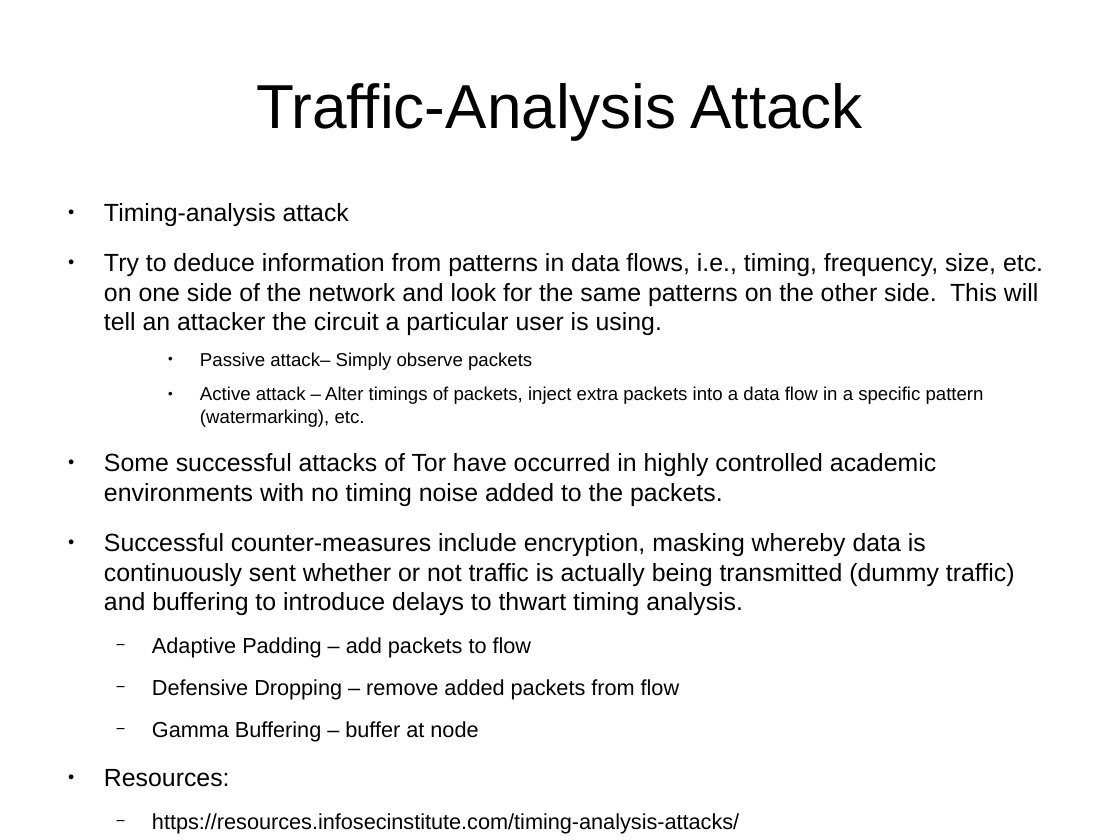
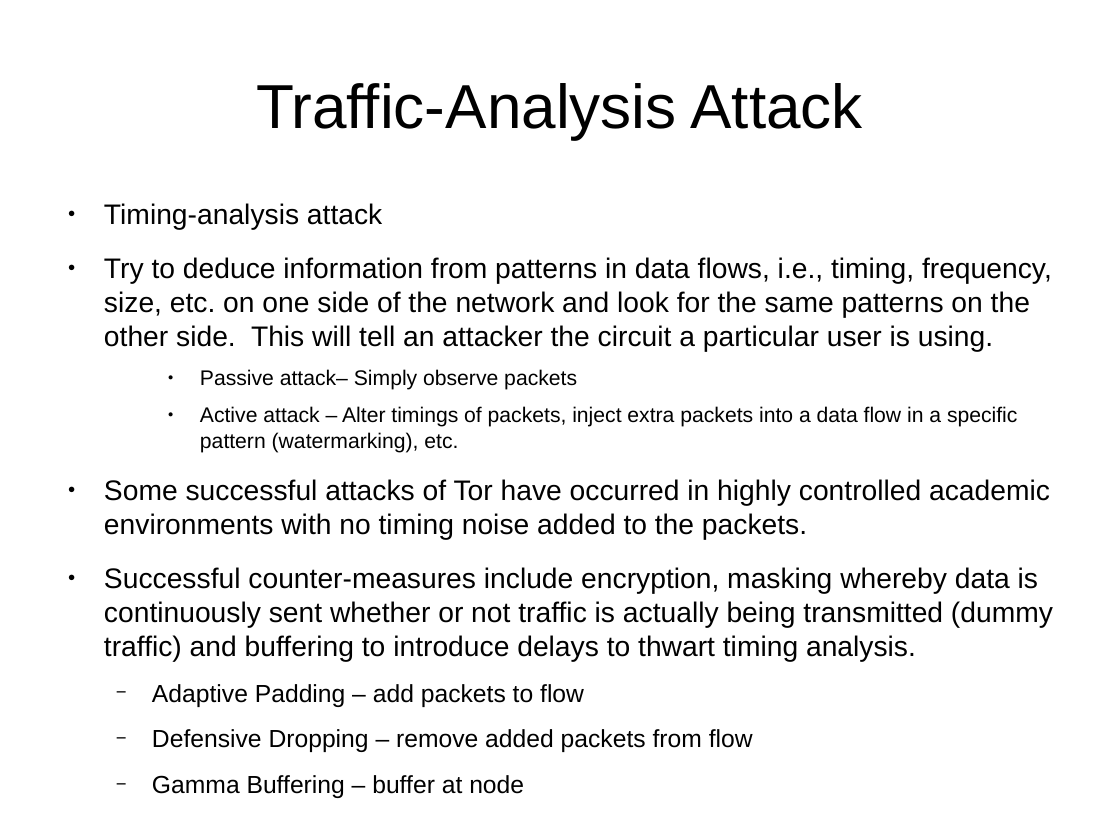
Before and after one commit to btoll/benjamintoll.com, a slide deck: slide 18 of static/talks/tor.odp (slide 15 before the commit). Drawn at 1120x840 pixels with LibreOffice and Linux fonts; fonts in the diff are those of the drawing. Boxes give left, top, right and bottom in pixels: in the first picture for what was removed or moved away, otherwise in the second. Text is boxed around its words. In the diff, an @@ line names an element or a change of style, - is before the commit and + after.

```diff
--- a/static/talks/tor.odp
+++ b/static/talks/tor.odp
@@ text "Timing-analysis attack" at bbox=[104, 203, 1053, 798]: size 17.6 to 20 pt in "Timing-analysis attack", "Try to deduce information from patterns in ...", "Some successful attacks of Tor have occurred ...", "Successful counter-measures include encryption, masking wher ..."; size 13.2 to 15 pt in "Passive attack– Simply observe packets", "Active attack – Alter timings of packets, ..."; size 15.4 to 17.5 pt in "Adaptive Padding – add packets to flow", "Defensive Dropping – remove added packets from ...", "Gamma Buffering – buffer at node" @@
@@ text at bbox=[104, 769, 739, 834]: paragraphs removed @@
-● Resources:
-  − https://resources.infosecinstitute.com/timing-analysis-attacks/
```
Also in this commit, not shown: 7 other slides changed, 11 slides added, 6 slides removed, 7 other files.
